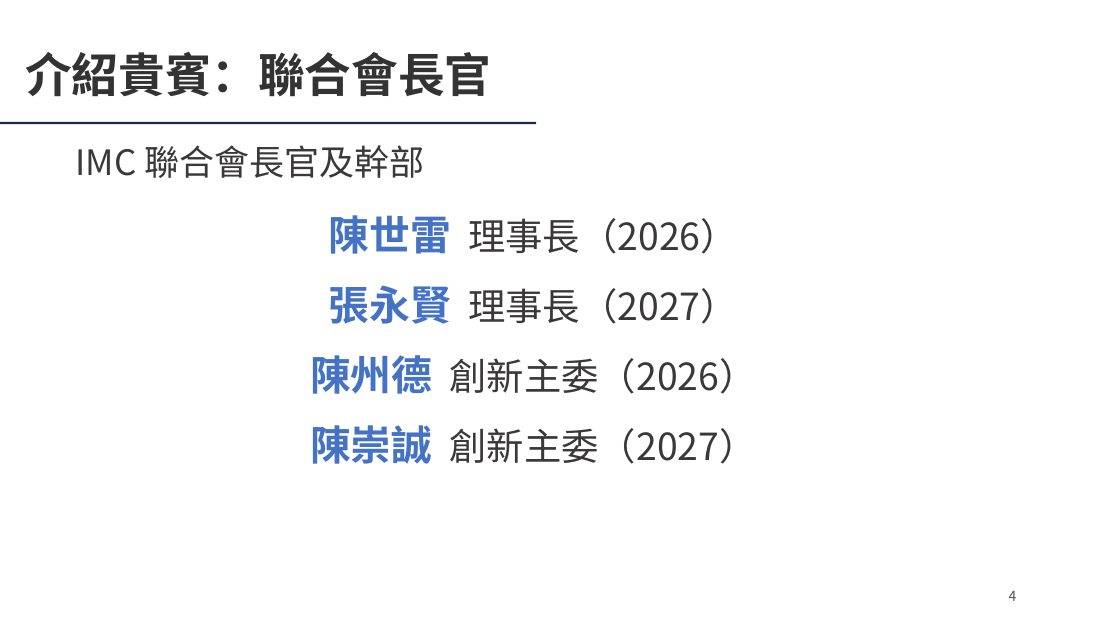
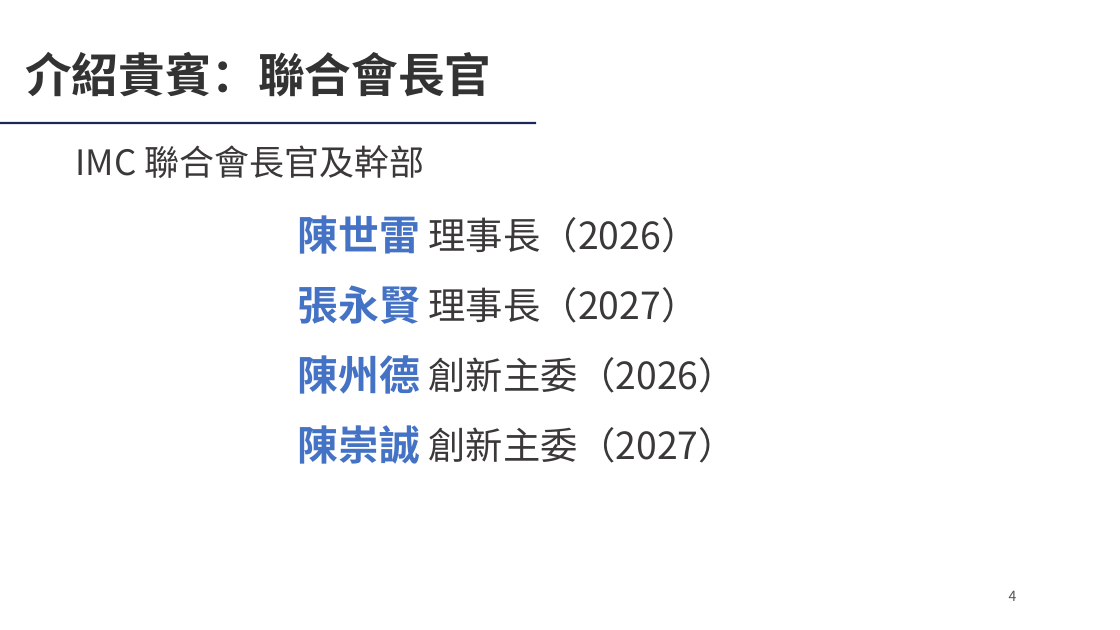
Before and after one commit to Ericliang680928/IAA, a slide deck: slide 4 of 20261204/agm/IAA會員大會簡報_20261204.pptx. Drawn at 1120x630 pixels with LibreOffice and Linux fonts; fonts in the diff are those of the drawing; background and template pictures are left out. Boxes give left, top, right and bottom in pixels: in the first picture for what was removed or moved away, otherwise in the second. Text is boxed around its words. In the diff, an @@ line names an element or a change of style, - is before the commit and + after.

```diff
--- a/20261204/agm/IAA會員大會簡報_20261204.pptx
+++ b/20261204/agm/IAA會員大會簡報_20261204.pptx
@@ text at (x1=298, y1=215, x2=421, y2=254): text changed; size 32 to 35 pt; text colour #3A3838 to #4472C4; bold on @@
-陳世雷 理事長（2026）
+陳世雷
@@ text at (x1=429, y1=217, x2=699, y2=253): text changed @@
-張永賢 理事長（2027）
+理事長（2026）
@@ text added at (x1=298, y1=285, x2=421, y2=324), 35 pt, text #4472C4, bold @@
+張永賢
@@ text added at (x1=429, y1=287, x2=699, y2=323), 32 pt, text #3A3838 @@
+理事長（2027）
@@ text added at (x1=298, y1=355, x2=421, y2=394), 35 pt, text #4472C4, bold @@
+陳州德
@@ text at (x1=429, y1=357, x2=736, y2=393): text changed @@
-陳州德 創新主委（2026）
+創新主委（2026）
@@ text added at (x1=298, y1=425, x2=421, y2=464), 35 pt, text #4472C4, bold @@
+陳崇誠
@@ text at (x1=429, y1=427, x2=736, y2=463): text changed @@
-陳崇誠 創新主委（2027）
+創新主委（2027）
```
Also in this commit, not shown: 5 other slides changed, 2 other files.
